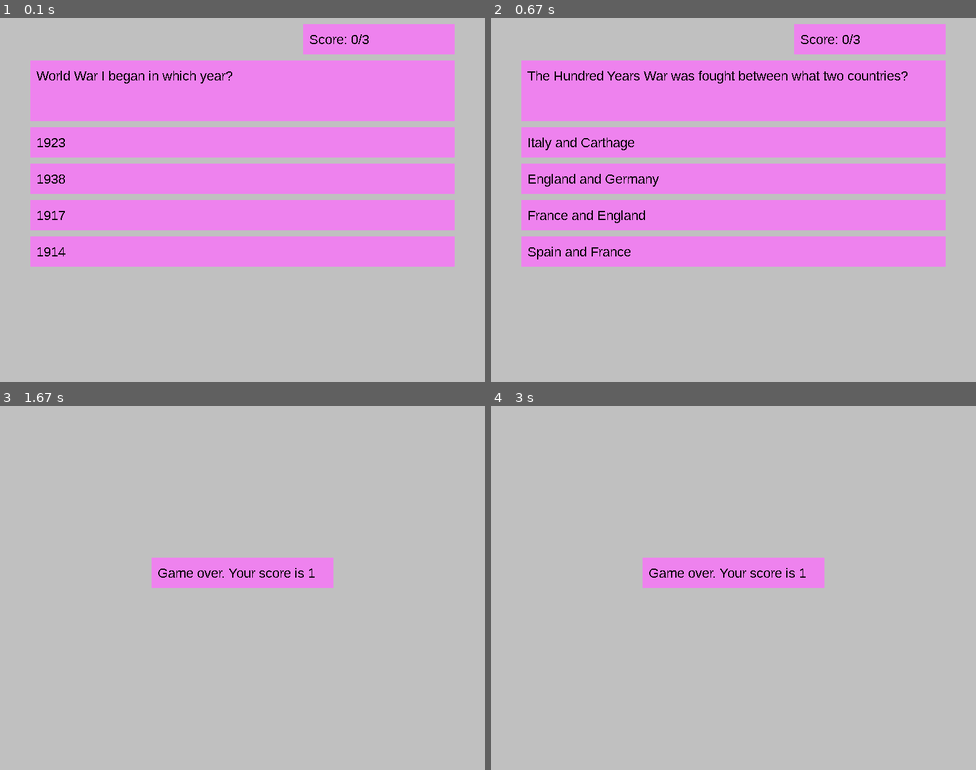
Above: before the commit, frames 1-4 (two rows, left to right).
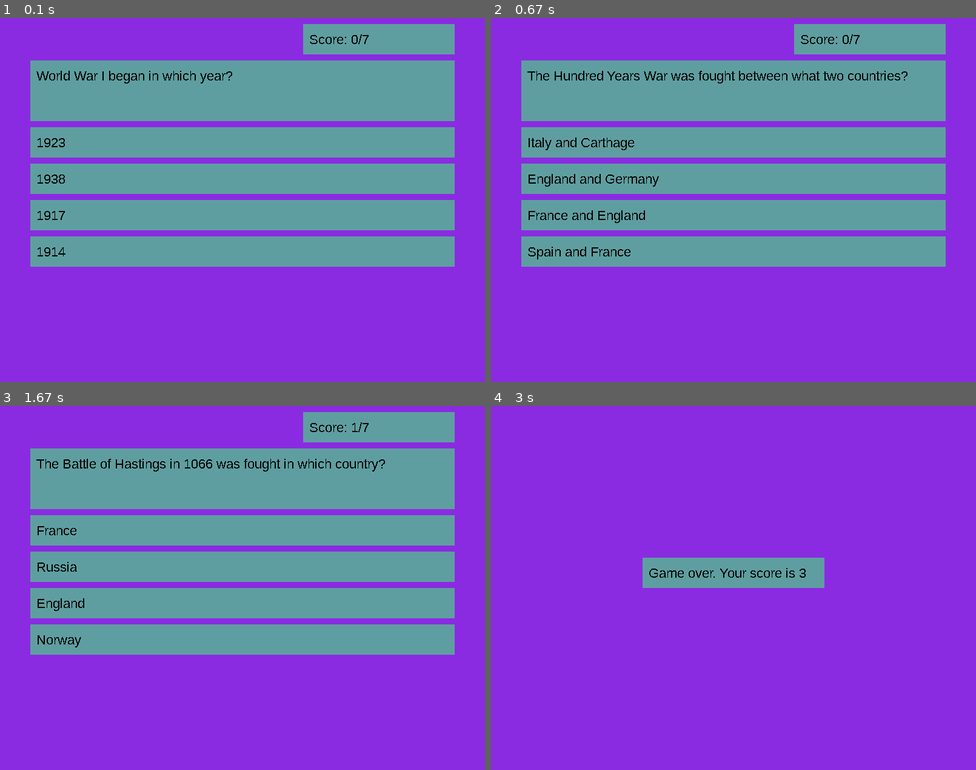
Above: after the commit, the same moments.

Repository: John-HypnoMonkey/pygame_quiz
Game: pygame game, started from game.py
Two runs of this game, one before a commit and one after it. Both use one fixed random seed, a clock stepped at 60 frames per second and the inputs below.
Inputs (mouse positions are in pixels of both pictures, inside the frame that each line leads up to):
- Up to frame 1 (0.1 s): no input
- Up to frame 2 (0.67 s): click (733, 200) at 0.38 s
- Up to frame 3 (1.67 s): click "France and England" at 0.72 s; press the mouse at (242, 638) at 1.03 s; move the mouse to (305, 642) at 1.13 s; release the mouse at (368, 646) at 1.27 s; click (339, 558) at 1.38 s
- Up to frame 4 (3 s): press the mouse at (733, 638) at 1.7 s; move the mouse to (665, 642) at 1.8 s; release the mouse at (597, 646) at 1.93 s; click (728, 638) at 2.05 s; click (917, 617) at 2.38 s

The runs differ from the first frame. In frame 1, 99% of the frame differs, in the area x 0-100%, y 0-100%; in frame 2, 99%; in frame 3, 100%; in frame 4, 100%.

Commit message:
Refactoring

Diff:
--- a/answer_button.py
+++ b/answer_button.py
@@ -1,14 +1,16 @@
 from button import Button
+from colors import Color
 
 
 class AnswerButton(Button):
-    def __init__(self, x, y, w, h, text, on_click_func= None, is_it_correct_answer=False):
+
+    def __init__(self, x, y, w, h, text, on_click_func=None, is_it_correct_answer=False):
         super().__init__(x, y, w, h, text, on_click_func)
         self.is_it_correct_answer = is_it_correct_answer
-        if self.is_it_correct_answer == True:
-            self.PRESSED_BACK_COLOR = (0, 255, 0)
+        if self.is_it_correct_answer is True:
+            self.PRESSED_BACK_COLOR = Color.GREEN
         else:
-            self.PRESSED_BACK_COLOR = (255, 0, 0)
+            self.PRESSED_BACK_COLOR = Color.RED
 
     def checkUserAnswer(self):
         return self.is_it_correct_answer
--- a/button.py
+++ b/button.py
@@ -1,5 +1,6 @@
+import pygame
 from text_block import TextBlock
-import pygame
+from colors import Color
 
 
 class Button(TextBlock):
@@ -8,9 +9,8 @@
         super().__init__(x, y, w, h, text)
         self.state = 'normal'
         self.onclick_func = onclick_func
-        self.HOVERED_BACK_COLOR = (255, 255, 255)
-        self.PRESSED_BACK_COLOR = (0, 0, 255)
-
+        self.HOVERED_BACK_COLOR = Color.WHITE
+        self.PRESSED_BACK_COLOR = Color.BLUE
 
     def update(self):
         if self.state == 'normal':
--- /dev/null
+++ b/colors.py
@@ -0,0 +1,8 @@
+class Color:
+    RED = (255, 0, 0)
+    GREEN = (0, 255, 0)
+    BLUE = (0, 0, 255)
+    BLACK = (0, 0, 0)
+    WHITE = (255, 255, 255)
+    BLUEVIOLET = (138, 43, 226)
+    CADETBLUE = (95, 158, 160)
--- a/game.py
+++ b/game.py
@@ -3,10 +3,12 @@
 from text_block import TextBlock
 from answer_button import AnswerButton
 from question_object import Question_Object
+from colors import Color
 
 
 class GameState:
     menu, game, game_over = range(3)
+
 
 class Game:
 
@@ -27,7 +29,11 @@
         self.questions = [Question_Object('World War I began in which year?', ('1923', '1938', '1917', '1914'), 3),
                           Question_Object('The Hundred Years War was fought between what two countries?',
                                           ('Italy and Carthage', 'England and Germany', 'France and England', 'Spain and France'), 2),
-                          Question_Object('Who fought in the war of 1812?', ('Andrew Jackson', 'Arthur Wellsley', 'Otto von Bismarck', 'Napoleon'), 0)
+                          Question_Object('Who fought in the war of 1812?', ('Andrew Jackson', 'Arthur Wellsley', 'Otto von Bismarck', 'Napoleon'), 0),
+                          Question_Object('American involvement in the Korean War took place in which decade?', ('1950s', '1960s', '1970s', '1980s'), 0),
+                          Question_Object('The Battle of Hastings in 1066 was fought in which country?  ', ('France', 'Russia', 'England', 'Norway'), 3),
+                          Question_Object('The Magna Carta was published by the King of which country? ', ('France', 'Austria', 'Italy', 'England'), 3),
+                          Question_Object('The first successful printing press was developed by this man.', ('Johannes Gutenburg', 'Benjamin Franklin', 'Sir Isaac Newton', 'Martin Luther'), 0)
                           ]
         self.score_text_block = TextBlock(500, 10, 250, 50, "Score: {0}/{1}".format(str(self.score), str(len(self.questions))))
         self.objects.append(self.score_text_block)
@@ -111,7 +117,7 @@
 
     def run(self):
         while True:
-            self.surface.fill((192, 192, 192))
+            self.surface.fill(Color.BLUEVIOLET)
             self.handleEvents()
             self.draw()
             self.update()
--- a/text_block.py
+++ b/text_block.py
@@ -1,5 +1,6 @@
 import pygame
 from game_object import GameObject
+from colors import Color
 
 
 class TextBlock(GameObject):
@@ -11,7 +12,7 @@
         self.x_padding = x + 10
         self.y_padding = y + 13
         self.font = pygame.font.SysFont('Arial', 22)
-        self.DEFAULT_BACK_COLOR = (238, 130, 238)
+        self.DEFAULT_BACK_COLOR = Color.CADETBLUE
         self.back_color = self.DEFAULT_BACK_COLOR
 
     def draw(self, surface):
Not shown, added: .gitignore
